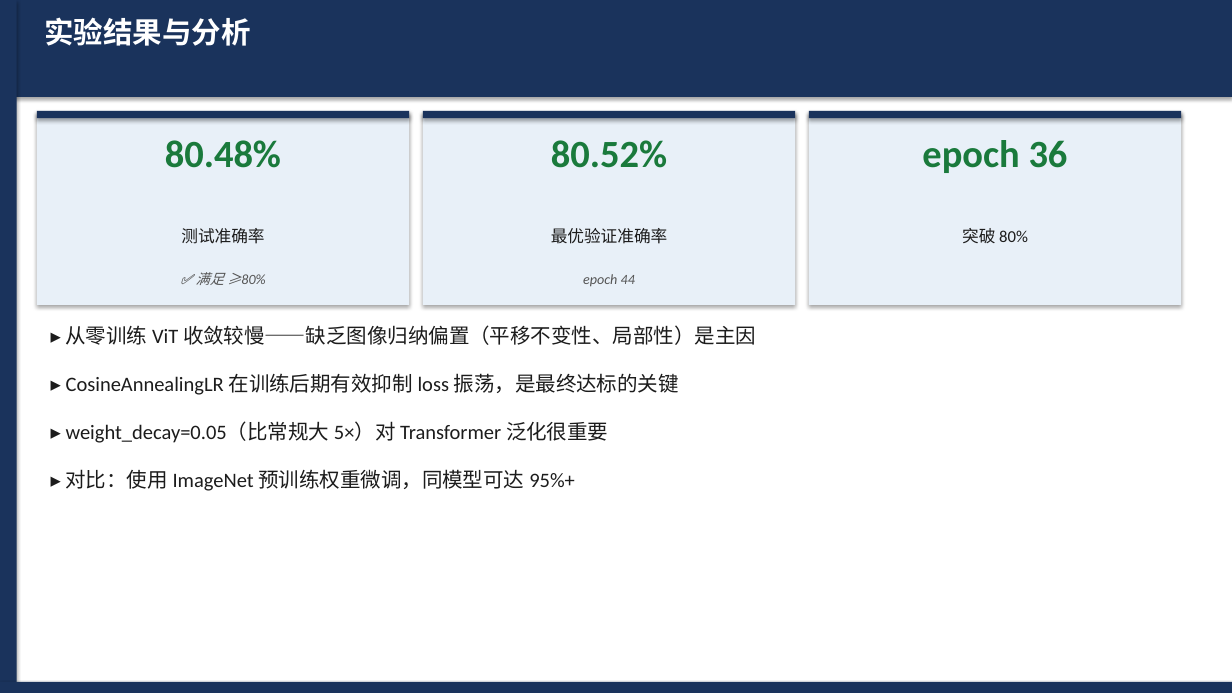
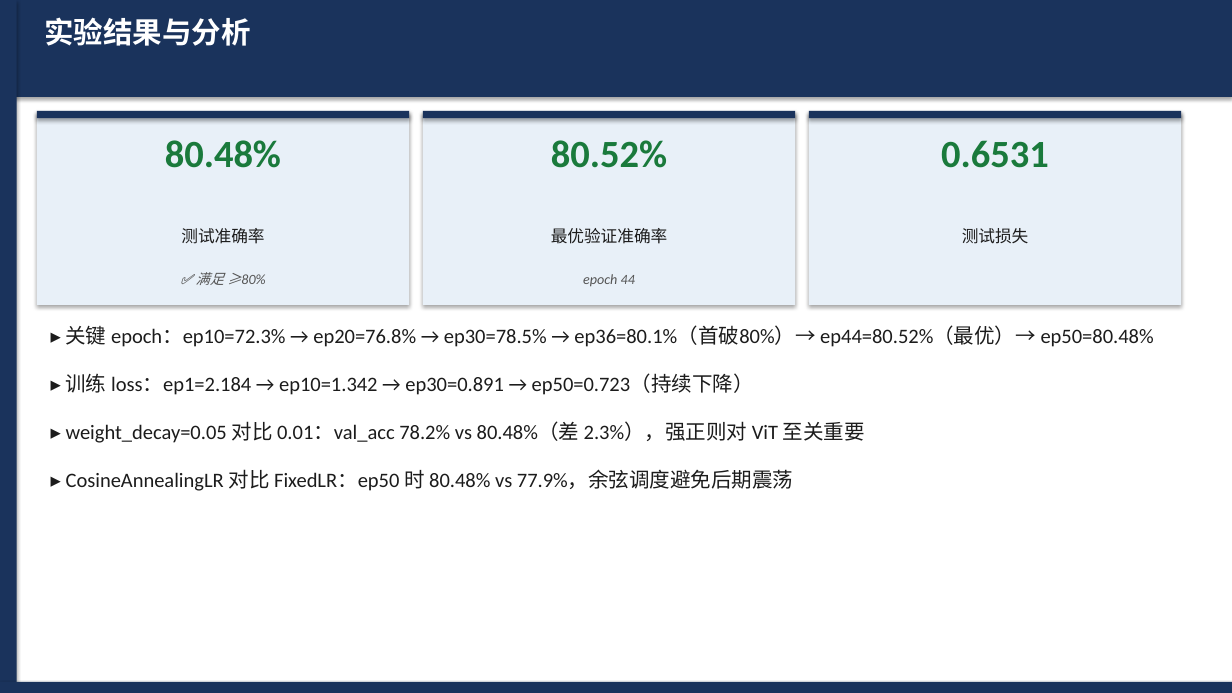
Before and after one commit to WevYang/deep_learning_task, a slide deck: slide 8 of reports/exp2_vit_cifar10.pptx. Drawn at 1232x693 pixels with LibreOffice and Linux fonts; fonts in the diff are those of the drawing. Boxes give left, top, right and bottom in pixels: in the first picture for what was removed or moved away, otherwise in the second. Text is boxed around its words. In the diff, an @@ line names an element or a change of style, - is before the commit and + after.

```diff
--- a/reports/exp2_vit_cifar10.pptx
+++ b/reports/exp2_vit_cifar10.pptx
@@ text at box(941, 140, 1049, 168): text changed @@
-epoch 36
+0.6531
@@ text at box(962, 228, 1029, 244): text changed @@
-突破 80%
+测试损失
@@ text at box(66, 326, 1154, 347): text changed @@
-▸ 从零训练 ViT 收敛较慢——缺乏图像归纳偏置（平移不变性、局部性）是主因
+▸ 关键 epoch：ep10=72.3% → ep20=76.8% → ep30=78.5% → ep36=80.1%（首破80%）→ ep44=80.52%（最优）→ ep50=80.48%
@@ text at box(66, 374, 754, 395): text changed @@
-▸ CosineAnnealingLR 在训练后期有效抑制 loss 振荡，是最终达标的关键
+▸ 训练 loss：ep1=2.184 → ep10=1.342 → ep30=0.891 → ep50=0.723（持续下降）
@@ text at box(66, 421, 865, 443): text changed @@
-▸ weight_decay=0.05（比常规大 5×）对 Transformer 泛化很重要
+▸ weight_decay=0.05 对比 0.01：val_acc 78.2% vs 80.48%（差 2.3%），强正则对 ViT 至关重要
@@ text at box(66, 469, 793, 491): text changed @@
-▸ 对比：使用 ImageNet 预训练权重微调，同模型可达 95%+
+▸ CosineAnnealingLR 对比 FixedLR：ep50 时 80.48% vs 77.9%，余弦调度避免后期震荡
```
Also in this commit, not shown: 1 other slide changed, 4 other files.
